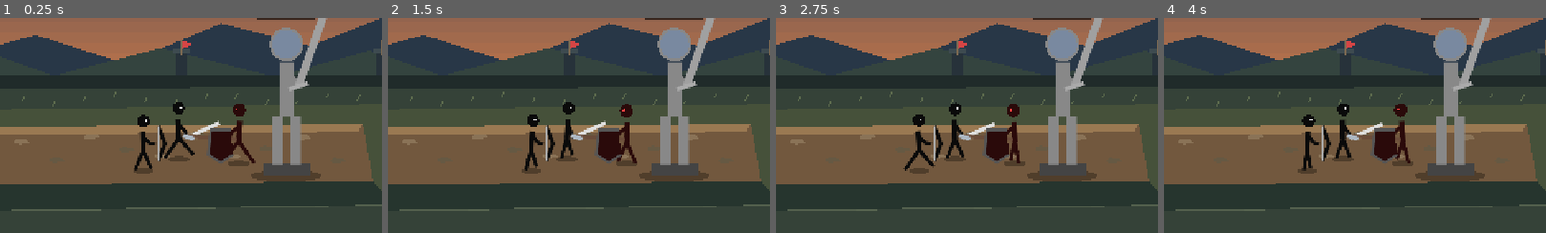
Above: before the commit, frames 1-4 (left to right).
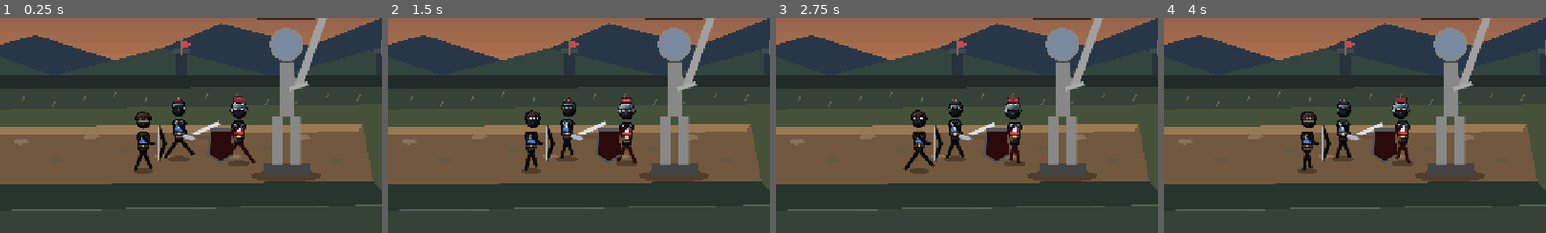
Above: after the commit, the same moments.

Repository: Abolfazlsoltan/Game2
Game: Godot game, scene res://scenes/main.tscn
Two runs of this game, one before a commit and one after it. Both use one fixed random seed, a clock stepped at 60 frames per second and the inputs below.
Inputs (mouse positions are % of the whole screen's width and height, from its top left):
- Up to frame 1 (0.25 s): no input
- Up to frame 2 (1.5 s): tap Enter at 0.5 s; move the mouse to (72, 45) at 0.52 s; hold D 0.53-1.25 s; tap J at 0.6 s; click (72, 45) at 0.67 s; tap Space at 0.77 s; drag from (30, 55) to (45, 70) at 1.27 s
- Up to frame 3 (2.75 s): move the mouse to (60, 28) at 2.02 s; hold D from 2.03 s (still down); tap 2 at 2.1 s
- Up to frame 4 (4 s): release D at 2.75 s; drag from (45, 70) to (20, 35) at 2.77 s; move the mouse to (80, 65) at 3.52 s; hold A from 3.53 s (still down); tap 4 at 3.6 s; tap Space at 3.77 s
The pictures show only the part of the screen within x 44-94%, y 42-92%; the shares and areas given below are measured in that part.

The runs differ from the first frame. In frame 1, 1.4% of the frame differs, in the area x 35-65%, y 36-63%; in frame 2, 1.4%; in frame 3, 1.3%; in frame 4, 1.4%.

Commit message:
Integrate layered vector sprites into the animated troop rig

Diff:
--- a/scripts/game.gd
+++ b/scripts/game.gd
@@ -28,6 +28,25 @@
 const STATS = GameDefinitions.STATS
 const KIND_ORDER = GameDefinitions.KIND_ORDER
 const STAGES = GameDefinitions.STAGES
+
+# Original, layered vector character art. The limbs remain procedurally rigged,
+# while the torso and head use detailed SVG assets rather than plain circles.
+const UNIT_HEAD_TEXTURES := {
+	"MINER": preload("res://assets/units/heads/miner.svg"),
+	"SWORD": preload("res://assets/units/heads/sword.svg"),
+	"ARCHER": preload("res://assets/units/heads/archer.svg"),
+	"SPEAR": preload("res://assets/units/heads/spear.svg"),
+	"MAGE": preload("res://assets/units/heads/mage.svg"),
+	"GIANT": preload("res://assets/units/heads/giant.svg"),
+}
+const UNIT_TORSO_TEXTURES := {
+	"MINER": preload("res://assets/units/torsos/miner.svg"),
+	"SWORD": preload("res://assets/units/torsos/sword.svg"),
+	"ARCHER": preload("res://assets/units/torsos/archer.svg"),
+	"SPEAR": preload("res://assets/units/torsos/spear.svg"),
+	"MAGE": preload("res://assets/units/torsos/mage.svg"),
+	"GIANT": preload("res://assets/units/torsos/giant.svg"),
+}
 
 var rng := RandomNumberGenerator.new()
 var screen := "menu"
@@ -1783,19 +1802,37 @@
 				hand = Vector2(x + facing * (8.0 + 12.0 * work) * sc, body_y - (55.0 - 29.0 * work) * sc)
 			elbow = shoulder.lerp(hand, 0.52) + Vector2(facing * 3.0 * sc, -2.0 * sc)
 
-	# رسم بدن (یک خط ضخیم و ساده)
-	draw_line(hip, neck, body_color, (8.0 if kind == "GIANT" else 5.5) * sc, true)
-
-	# رسم دست‌ها
+	# Torso illustration is a high-resolution, layered SVG per unit class.
+	# Width differs by class so the heavy unit reads as a true heavyweight.
+	var torso_width := (38.0 if kind == "GIANT" else 29.0) * sc
+	var torso_height := 31.0 * sc
+	var torso_rect := Rect2(
+		Vector2(x - torso_width * 0.5, neck.y - 2.0 * sc),
+		Vector2(torso_width, torso_height)
+	)
+	draw_texture_rect(UNIT_TORSO_TEXTURES[kind], torso_rect, false)
+	# A restrained faction tab keeps both armies readable without repainting the whole sprite.
+	var faction_tint := BLUE if friendly else RED
+	draw_line(
+		Vector2(x - 4.5 * sc, neck.y + 13.0 * sc),
+		Vector2(x + 4.5 * sc, neck.y + 13.8 * sc),
+		faction_tint,
+		1.9 * sc,
+		true
+	)
+# رسم دست‌ها
 	draw_line(shoulder, elbow, body_color, (5.0 if kind == "GIANT" else 3.5) * sc, true)
 	draw_line(elbow, hand, body_color, (5.0 if kind == "GIANT" else 3.5) * sc, true)
 
-	# رسم سر (دایره مشکی)
-	var head_r := (10.0 if kind == "GIANT" else 8.0) * sc
-	draw_circle(head, head_r, body_color)
-
-	# چشم بسیار ساده (برای تشخیص تیم)
-	draw_circle(head + Vector2(facing * 3.0 * sc, -1.0 * sc), 1.5 * sc, eye_color)
+	# Detailed class headgear/face is a separate SVG layer, aligned to the animated head pivot.
+	# The eye shapes, hood/helmet silhouette and material highlights are painted into each original vector asset.
+	var head_width := (34.0 if kind == "GIANT" else 28.5) * sc
+	var head_height := 33.0 * sc
+	var head_rect := Rect2(
+		Vector2(head.x - head_width * 0.5, head.y - 16.6 * sc),
+		Vector2(head_width, head_height)
+	)
+	draw_texture_rect(UNIT_HEAD_TEXTURES[kind], head_rect, false)
 
 	# افکت انتخاب شدن نیرو
 	var selected := int(u.get("id", -99)) == selected_id and friendly
